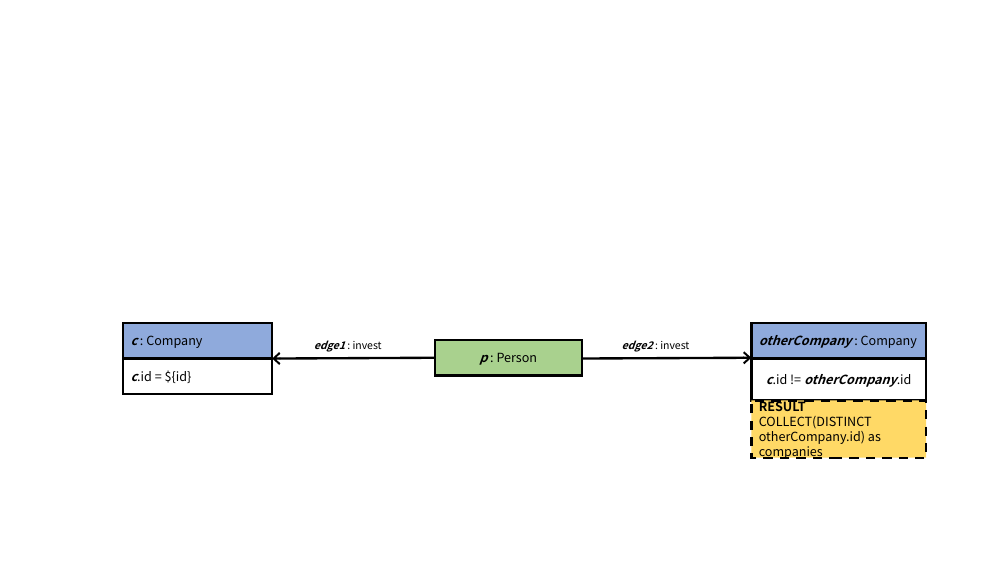
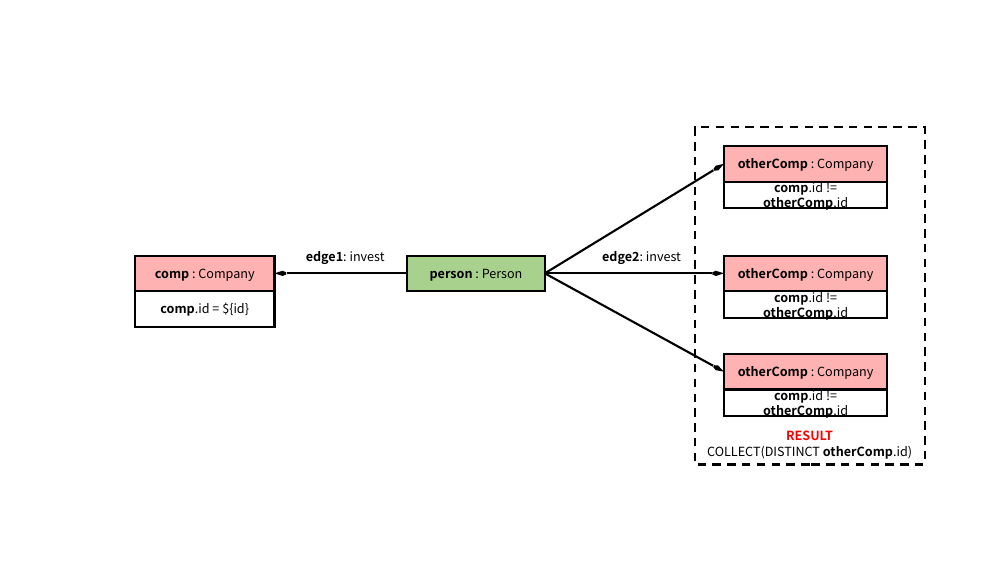
Before and after one commit to ldbc/ldbc_finbench_docs, a slide deck: slide 6 of patterns/transaction-simple-read.pptx. Drawn at 1008x567 pixels with LibreOffice and Linux fonts; fonts in the diff are those of the drawing. Boxes give left, top, right and bottom in pixels: in the first picture for what was removed or moved away, otherwise in the second. Text is boxed around its words. In the diff, an @@ line names an element or a change of style, - is before the commit and + after.

```diff
--- a/patterns/transaction-simple-read.pptx
+++ b/patterns/transaction-simple-read.pptx
@@ rectangle "RESULT": place and size @@
-rectangle "RESULT" at [752,401,926,458]
+rectangle "RESULT" at [695,127,925,464]
@@ rectangle "RESULT" at [695,127,925,464]: vertical alignment middle to bottom; fill #FFD966 to none; outline #000000 2.25 pt dashed to #000000 2 pt dashed @@
@@ rectangle "comp : Company": place and size @@
-rectangle "comp : Company" at [123,323,272,358]
+rectangle "comp : Company" at [135,256,274,291]
@@ rectangle "comp : Company" at [135,256,274,291]: fill #8FAADC to #FF0000 at 30% opacity; outline #000000 2.25 pt to #000000 2 pt @@
@@ text in rectangle at [155,268,254,281]: text changed @@
-c : Company
+comp : Company
@@ text at [306,251,385,264]: text changed; size 10 to 12 pt @@
-edge1 : invest
+edge1: invest
@@ outline #000000 2.25 pt to #000000 2 pt in 3 elements at [135,291,274,327], [724,291,888,318], [408,256,545,291] @@
@@ rectangle "person : Person": place and size @@
-rectangle "person : Person" at [435,340,582,376]
+rectangle "person : Person" at [408,256,545,291]
@@ text in rectangle at [430,268,523,281]: text changed @@
-p : Person
+person : Person
@@ text at [602,251,681,264]: text changed; size 10 to 12 pt @@
-edge2 : invest
+edge2: invest
@@ rectangle "otherComp : Company" at [724,256,888,291]: fill #8FAADC to #FF0000 at 30% opacity; outline #000000 2.25 pt to #000000 2 pt @@
@@ rectangle "otherComp : Company": place and size @@
-rectangle "otherComp : Company" at [752,323,926,358]
+rectangle "otherComp : Company" at [724,256,888,291]
@@ text in rectangle at [738,268,873,281]: text changed; italic off @@
-otherCompany : Company
+otherComp : Company
@@ rectangle "comp.id = ${id}": place and size @@
-rectangle "comp.id = ${id}" at [123,358,272,394]
+rectangle "comp.id = ${id}" at [135,291,274,327]
@@ arrow moved from (272, 358) - (435, 358) to (274, 274) - (408, 274) @@
@@ arrow (274, 274) - (408, 274): stroke #000000 2.25 pt to #000000 2 pt @@
@@ arrow moved from (582, 358) - (752, 358) to (545, 274) - (724, 274) @@
@@ arrow (545, 274) - (724, 274): stroke #000000 2.25 pt to #000000 2 pt @@
@@ group added at [545,146,888,417]: 4 rectangles, 2 arrows @@
+otherComp : Company
+comp.id != otherComp.id
+otherComp : Company
+comp.id != otherComp.id
@@ rectangle "comp.id != otherComp.id": place and size @@
-rectangle "comp.id != otherComp.id" at [752,358,926,400]
+rectangle "comp.id != otherComp.id" at [724,291,888,318]
@@ text in rectangle at [763,288,848,320]: text changed; italic off @@
-c.id != otherCompany.id
+comp.id != otherComp.id
@@ text in rectangle at [160,302,249,316]: text changed @@
-c.id = ${id}
+comp.id = ${id}
@@ text in rectangle at [707,430,912,459]: text changed @@
-RESULT COLLECT(DISTINCT otherCompany.id) as companies
+RESULT
+COLLECT(DISTINCT otherComp.id)
```
Also in this commit, not shown: 7 other slides changed, 1 slide added, 51 other files.
